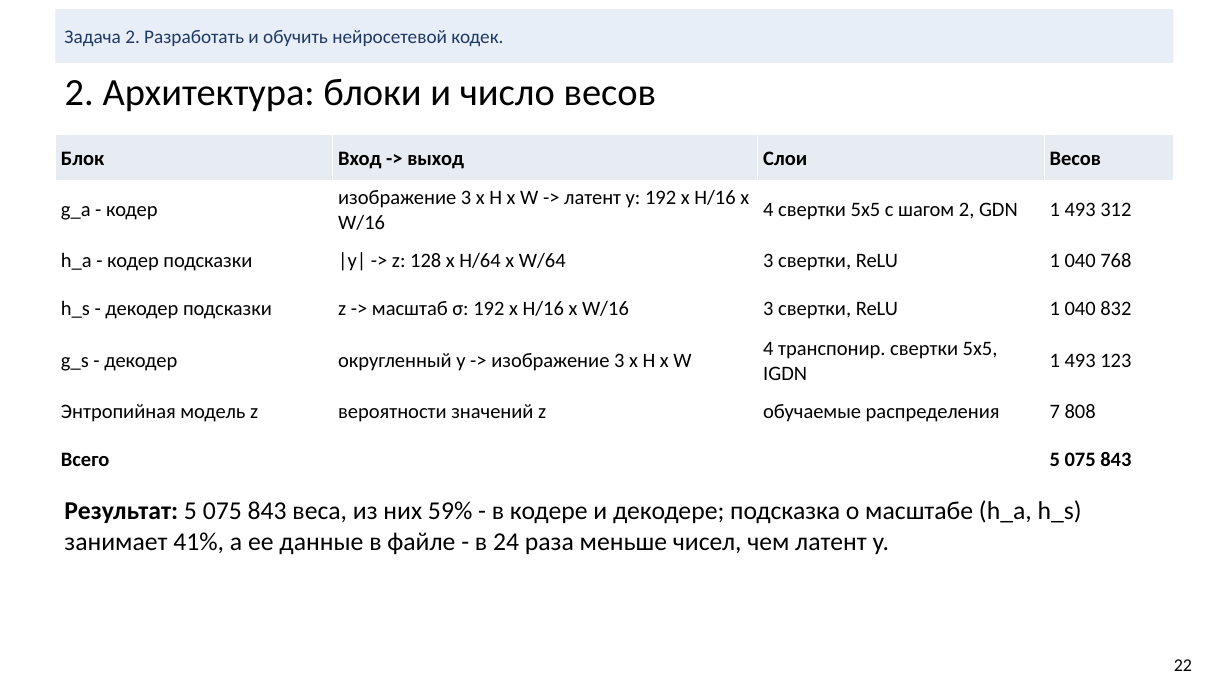
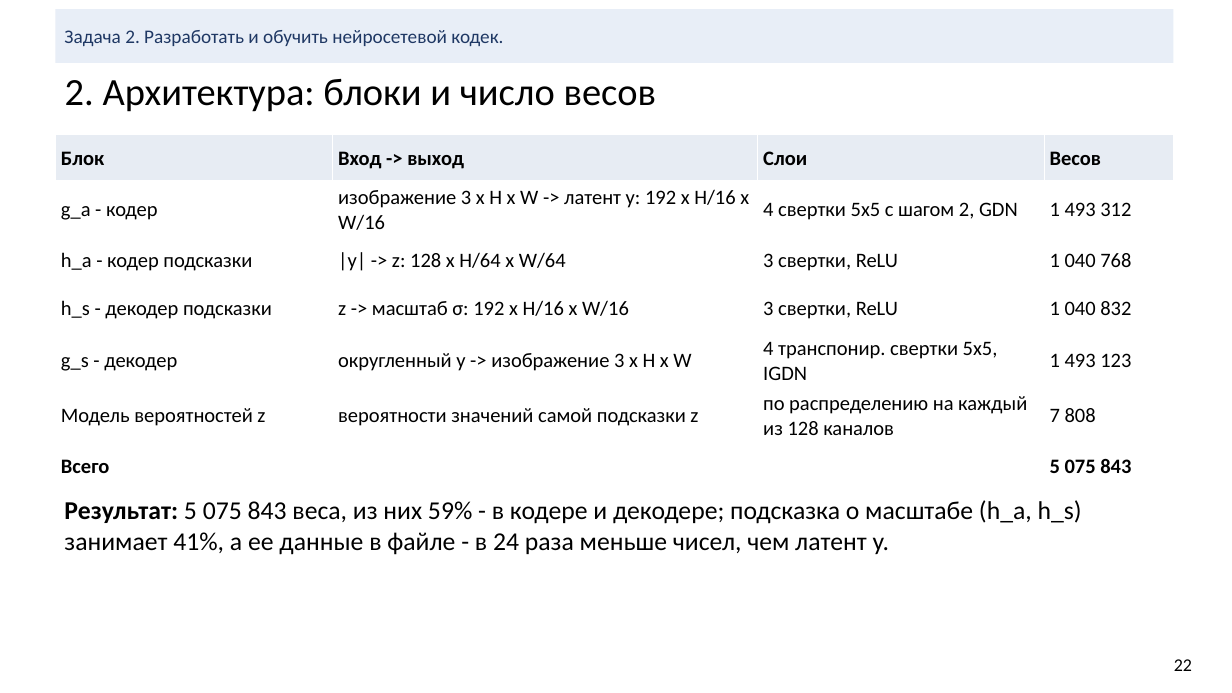
Before and after one commit to KDMCrypto/Deep-Image-Compression, a slide deck: slide 22 of documentation/cv-project-compression.pptx. Drawn at 1232x693 pixels with LibreOffice and Linux fonts; fonts in the diff are those of the drawing. Boxes give left, top, right and bottom in pixels: in the first picture for what was removed or moved away, otherwise in the second. Text is boxed around its words. In the diff, an @@ line names an element or a change of style, - is before the commit and + after.

```diff
--- a/documentation/cv-project-compression.pptx
+++ b/documentation/cv-project-compression.pptx
@@ table at bbox=[55, 134, 1174, 477] @@
-row 6: Энтропийная модель z | вероятности значений z | обучаемые распределения | 7 808
+row 6: Модель вероятностей z | вероятности значений самой подсказки z | по распределению на каждый из 128 каналов | 7 808
```
Also in this commit, not shown: 9 other slides changed, 1 other file.
